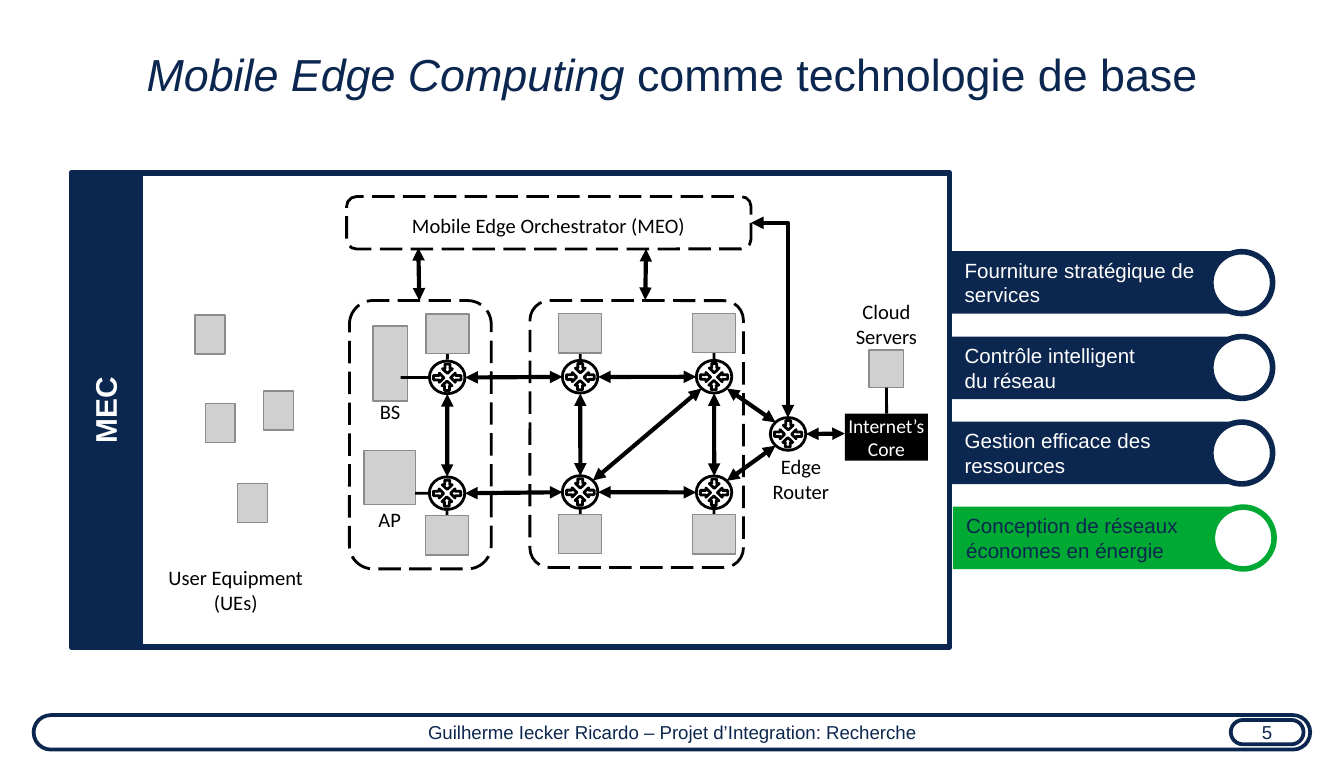
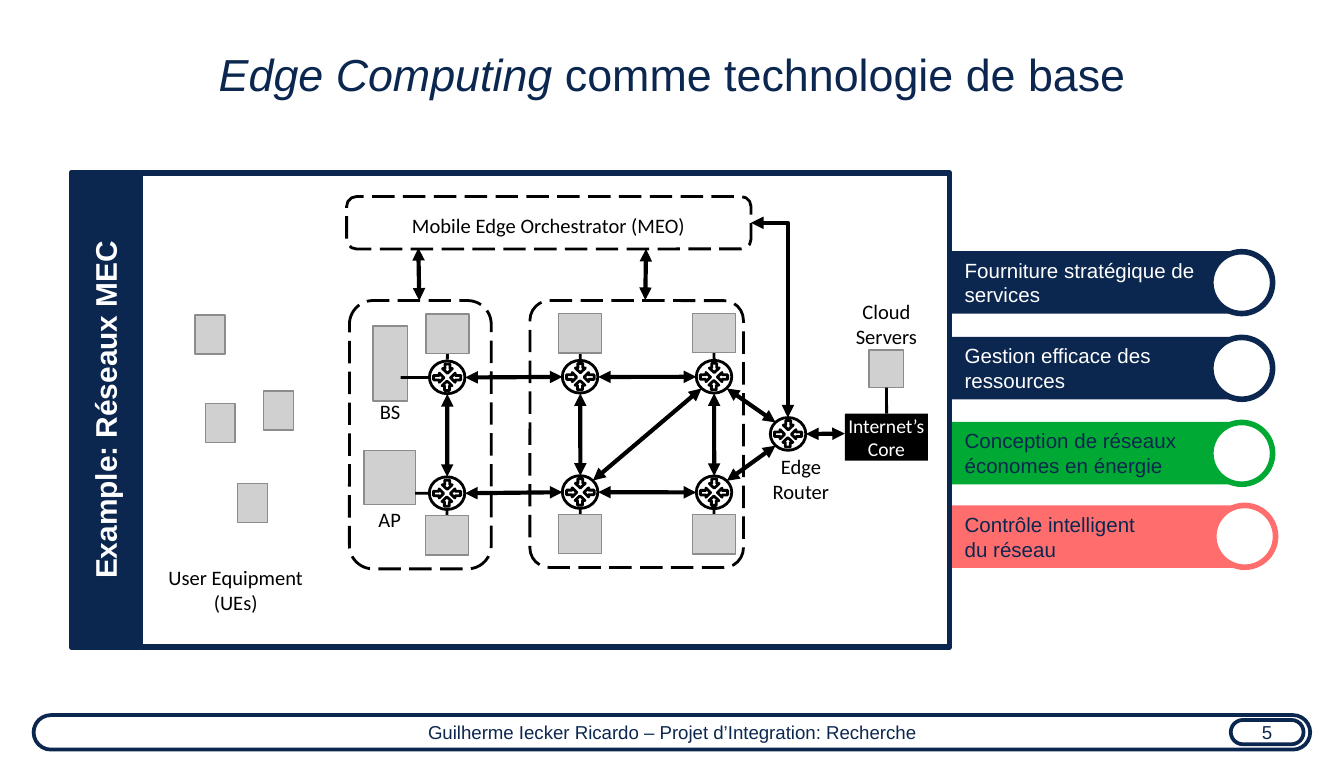
Before and after one commit to guilhermeir/mcf, a slide deck: slide 8 of toulouse_audition.odp. Drawn at 1344x757 pixels with LibreOffice and Linux fonts; fonts in the diff are those of the drawing; grey boxes stand for pictures. Boxes give left, top, right and bottom in pixels: in the first picture for what was removed or moved away, otherwise in the second. Text is boxed around its words. In the diff, an @@ line names an element or a change of style, - is before the commit and + after.

```diff
--- a/toulouse_audition.odp
+++ b/toulouse_audition.odp
@@ text at (x1=219, y1=58, x2=1125, y2=100): text changed @@
-Mobile Edge Computing comme technologie de base
+Edge Computing comme technologie de base
@@ text in rectangle at (x1=90, y1=247, x2=123, y2=574): text changed @@
-MEC
+Example: Réseaux MEC
@@ 2 rectangles, 1 ellipse moved together from (x1=952, y1=422, x2=1274, y2=570) to (x1=952, y1=337, x2=1273, y2=485) @@
@@ rectangle "Contrôle intelligent" moved from (x1=952, y1=336, x2=1234, y2=399) to (x1=952, y1=505, x2=1234, y2=569) @@
@@ rectangle "Contrôle intelligent" at (x1=952, y1=505, x2=1234, y2=569): text colour #FFFFFF to #0C274F; fill #0C274F to #FF6D6D @@
@@ ellipse moved from (x1=1211, y1=422, x2=1273, y2=484) to (x1=1214, y1=505, x2=1275, y2=567) @@
@@ ellipse at (x1=1214, y1=505, x2=1275, y2=567): outline #0C274F 3 pt to #FF6D6D 3 pt @@
```
Also in this commit, not shown: 9 other slides changed, 8 slides added, 2 slides removed, 1 other file.
